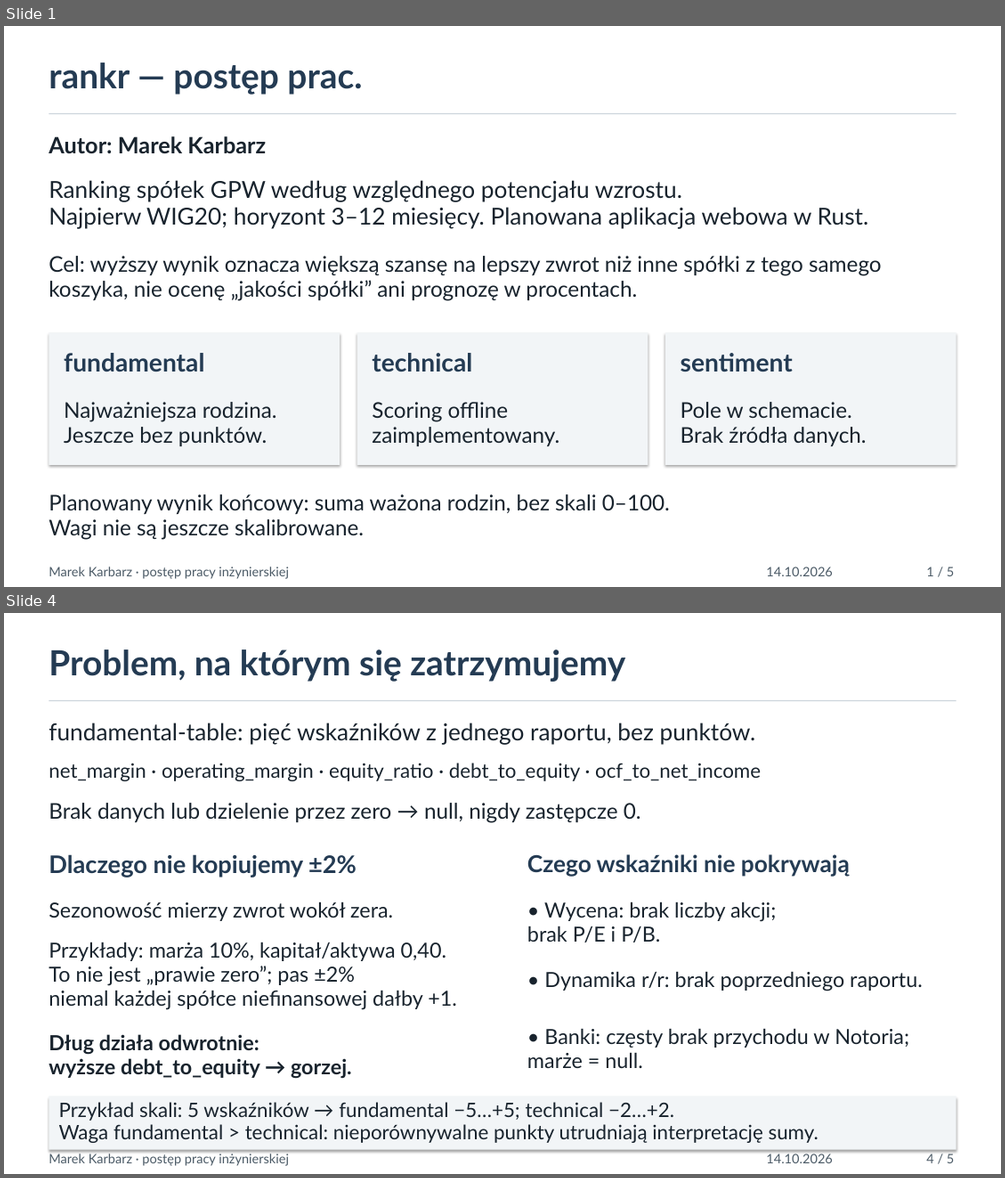
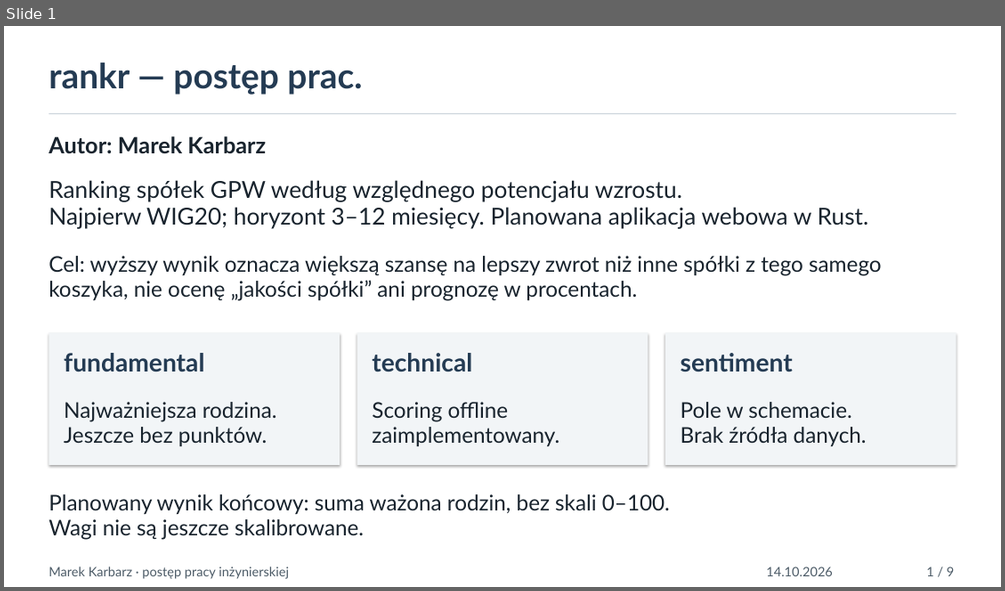
Before and after one commit to Xlerq/rankr, a slide deck: thesis/prezentacja_postep.pptx. Shown one above the other, each under a label of ours: slides 1 and 4 before the commit, slide 1 after it; the slides between them are not shown. The pictures are 1005x1178 and 1005x591 pixels, drawn with LibreOffice and Linux fonts; fonts in the diff are those of the drawing. Boxes give left, top, right and bottom in pixels: in the first picture for what was removed or moved away, otherwise in the second. Text is boxed around its words. In the diff, an @@ line names an element or a change of style, - is before the commit and + after.

```diff
--- a/thesis/prezentacja_postep.pptx
+++ b/thesis/prezentacja_postep.pptx
@@ slide 4 removed at box(4, 613, 1001, 1174), background #FFFFFF @@
@@ text removed at box(48, 649, 625, 682) @@
-Problem, na którym się zatrzymujemy
@@ rectangle removed at box(48, 700, 956, 701) @@
@@ text removed at box(48, 722, 756, 745) @@
-fundamental-table: pięć wskaźników z jednego raportu, bez punktów.
@@ text removed at box(48, 763, 760, 781) @@
-net_margin · operating_margin · equity_ratio · debt_to_equity · ocf_to_net_income
@@ text removed at box(48, 803, 641, 823) @@
-Brak danych lub dzielenie przez zero → null, nigdy zastępcze 0.
@@ text removed at box(48, 854, 356, 877) @@
-Dlaczego nie kopiujemy ±2%
@@ text removed at box(527, 854, 850, 876) @@
-Czego wskaźniki nie pokrywają
@@ text removed at box(48, 901, 393, 921) @@
-Sezonowość mierzy zwrot wokół zera.
@@ text removed at box(527, 901, 776, 942) @@
-• Wycena: brak liczby akcji;
-brak P/E i P/B.
@@ text removed at box(48, 941, 457, 1010) @@
-Przykłady: marża 10%, kapitał/aktywa 0,40.
-To nie jest „prawie zero”; pas ±2%
-niemal każdej spółce niefinansowej dałby +1.
@@ text removed at box(544, 971, 922, 991) @@
-• Dynamika r/r: brak poprzedniego raportu.
@@ text removed at box(48, 1034, 352, 1078) @@
-Dług działa odwrotnie:
-wyższe debt_to_equity → gorzej.
@@ text removed at box(527, 1028, 909, 1068) @@
-• Banki: częsty brak przychodu w Notoria;
-marże = null.
@@ rectangle removed at box(48, 1095, 956, 1150) @@
@@ text removed at box(59, 1102, 818, 1143) @@
-Przykład skali: 5 wskaźników → fundamental −5…+5; technical −2…+2.
-Waga fundamental > technical: nieporównywalne punkty utrudniają interpretację sumy.
@@ text removed at box(48, 1153, 289, 1166) @@
-Marek Karbarz · postęp pracy inżynierskiej
@@ text removed at box(766, 1151, 832, 1163) @@
-14.10.2026
@@ text removed at box(926, 1153, 954, 1163) @@
-4 / 5
@@ slide 1 changed as well @@
@@ text at box(926, 566, 954, 576): text changed @@
-1 / 5
+1 / 9
```
Also in this commit, not shown: 3 other slides changed, 5 slides added, 3 other files.
